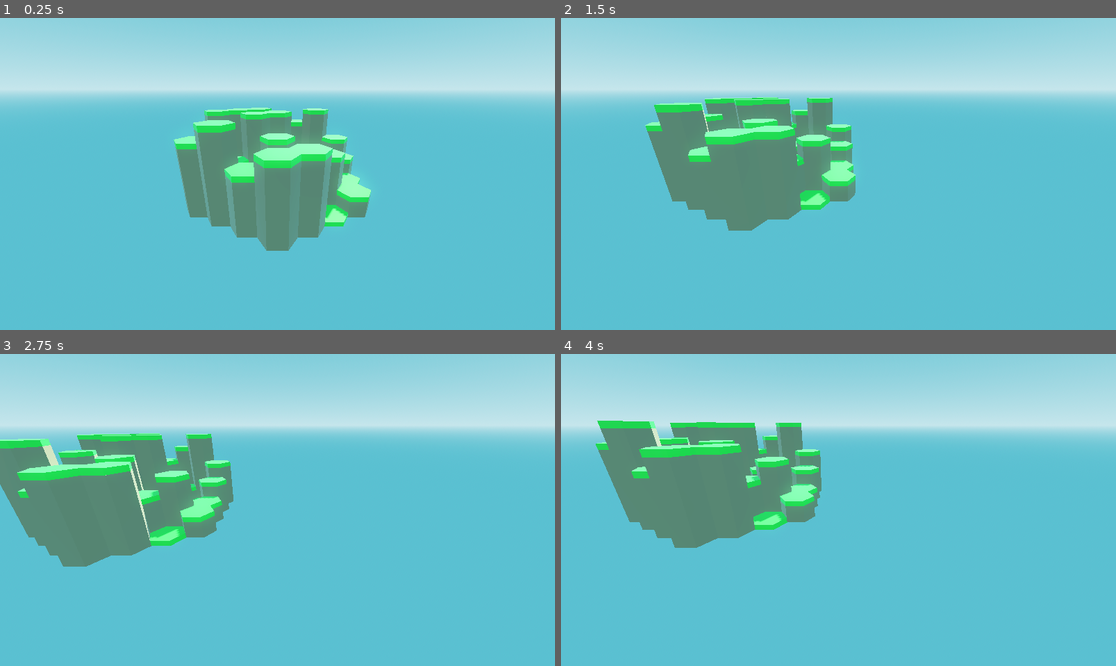
Above: before the commit, frames 1-4 (two rows, left to right).
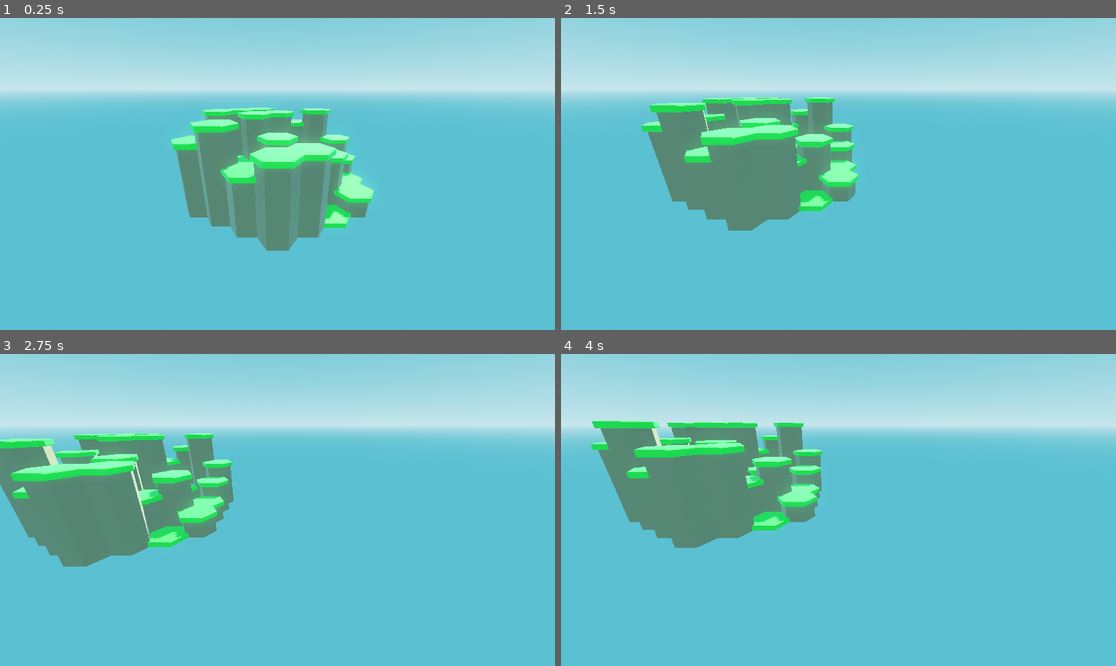
Above: after the commit, the same moments.

Repository: sixthkind/hexagon-godot
Game: Godot game, scene res://scene.tscn
Two runs of this game, one before a commit and one after it. Both use one fixed random seed, a clock stepped at 60 frames per second and the inputs below.
Inputs (mouse positions are in pixels of both pictures, inside the frame that each line leads up to):
- Up to frame 1 (0.25 s): no input
- Up to frame 2 (1.5 s): tap Enter at 0.5 s; move the mouse to (960, 158) at 0.52 s; hold D 0.53-1.25 s; tap Q at 0.6 s; click (960, 158) at 0.67 s; drag from (727, 189) to (810, 236) at 1.27 s
- Up to frame 3 (2.75 s): tap Space at 2 s; move the mouse to (333, 441) at 2.02 s; hold D from 2.03 s (still down); tap Shift at 2.1 s
- Up to frame 4 (4 s): release D at 2.75 s; drag from (810, 572) to (672, 463) at 2.77 s; tap Enter at 3.5 s; move the mouse to (1005, 556) at 3.52 s; hold A from 3.53 s (still down); tap Q at 3.6 s

The runs differ from the first frame. In frame 1, 0.9% of the frame differs, in the area x 30-68%, y 28-68%; in frame 2, 0.9%; in frame 3, 1.0%, in the area x 0-42%, y 25-62%; in frame 4, 0.8%.

Commit message:
Add overhangs

Diff:
--- a/scene.tscn
+++ b/scene.tscn
@@ -1,9 +1,10 @@
-[gd_scene load_steps=12 format=3 uid="uid://br05ybjfb7xtq"]
+[gd_scene load_steps=13 format=3 uid="uid://br05ybjfb7xtq"]
 
 [ext_resource type="Script" path="res://scripts/FreeLockCamera3D.gd" id="1_3bny6"]
 [ext_resource type="Script" path="res://scripts/World.gd" id="1_o10kw"]
 [ext_resource type="Script" path="res://scripts/TerrainType.gd" id="2_b56jq"]
 [ext_resource type="PackedScene" uid="uid://bkdnxf77bq56r" path="res://models/terrain/grass_cover.glb" id="2_s0og2"]
+[ext_resource type="PackedScene" uid="uid://dxmtvw53ncot7" path="res://models/terrain/grass_overhang.glb" id="4_0svjd"]
 [ext_resource type="PackedScene" uid="uid://b5qhdi4j2lfj4" path="res://models/terrain/dirt_terrain.glb" id="4_lnbnb"]
 [ext_resource type="PackedScene" uid="uid://n8tedky57mt0" path="res://scenes/hexagon.tscn" id="5_u0dwq"]
 
@@ -31,6 +32,7 @@
 script = ExtResource("2_b56jq")
 name = "grass"
 cover_mesh = ExtResource("2_s0og2")
+overhang_mesh = ExtResource("4_0svjd")
 terrain_mesh = ExtResource("4_lnbnb")
 
 [node name="Scene" type="Node3D"]
--- a/scripts/TerrainType.gd
+++ b/scripts/TerrainType.gd
@@ -4,4 +4,5 @@
 
 @export_group("References")
 @export var cover_mesh: PackedScene
+@export var overhang_mesh: PackedScene
 @export var terrain_mesh: PackedScene
--- a/scripts/hexagons/Hexagon.gd
+++ b/scripts/hexagons/Hexagon.gd
@@ -38,6 +38,20 @@
 	mesh_parent.add_child(cover_mesh)
 	cover_mesh.position = Vector3(0, self.height, 0)
 
+	# Place overhang meshes
+	if self.terrain_type.overhang_mesh == null: return
+	var neighbours: Array[Vector3] = get_neighbour_positions()
+
+	for i: int in range(6):
+		# Only create overhangs when neighbour is further down
+		if neighbours[i] in world.hexagons and world.hexagons[neighbours[i]].height >= self.height:
+			continue
+
+		var overhang_mesh: Node3D = self.terrain_type.overhang_mesh.instantiate()
+		mesh_parent.add_child(overhang_mesh)
+		overhang_mesh.position = Vector3(0, self.height, 0)
+		overhang_mesh.rotation = Vector3(0, HexagonUtils.edge_angles[i], 0)
+
 func update_collider():
 	var collider: CollisionPolygon3D = find_child("Collider")
 	var half_height: float = (self.height + 0.15) / 2
--- a/scripts/hexagons/HexagonUtils.gd
+++ b/scripts/hexagons/HexagonUtils.gd
@@ -20,6 +20,10 @@
 static var edge_offsets: Array[Vector3] = [
 	Vector3(0.5, -0.5, 0), Vector3(0, -0.5, 0.5), Vector3(-0.5, 0, 0.5),
 	Vector3(-0.5, 0.5, 0), Vector3(0, 0.5, -0.5), Vector3(0.5, 0, -0.5),
+]
+
+static var edge_angles: Array[float] = [
+	0, PI / 3.0, 2 * PI / 3.0, PI, 4 * PI / 3.0, 5 * PI / 3.0,
 ]
 
 ## Get dimensions
Binary file changed: models/terrain/grass_cover.glb
Binary file added: models/terrain/grass_overhang.glb
Not shown, added: models/terrain/grass_overhang.glb.import
